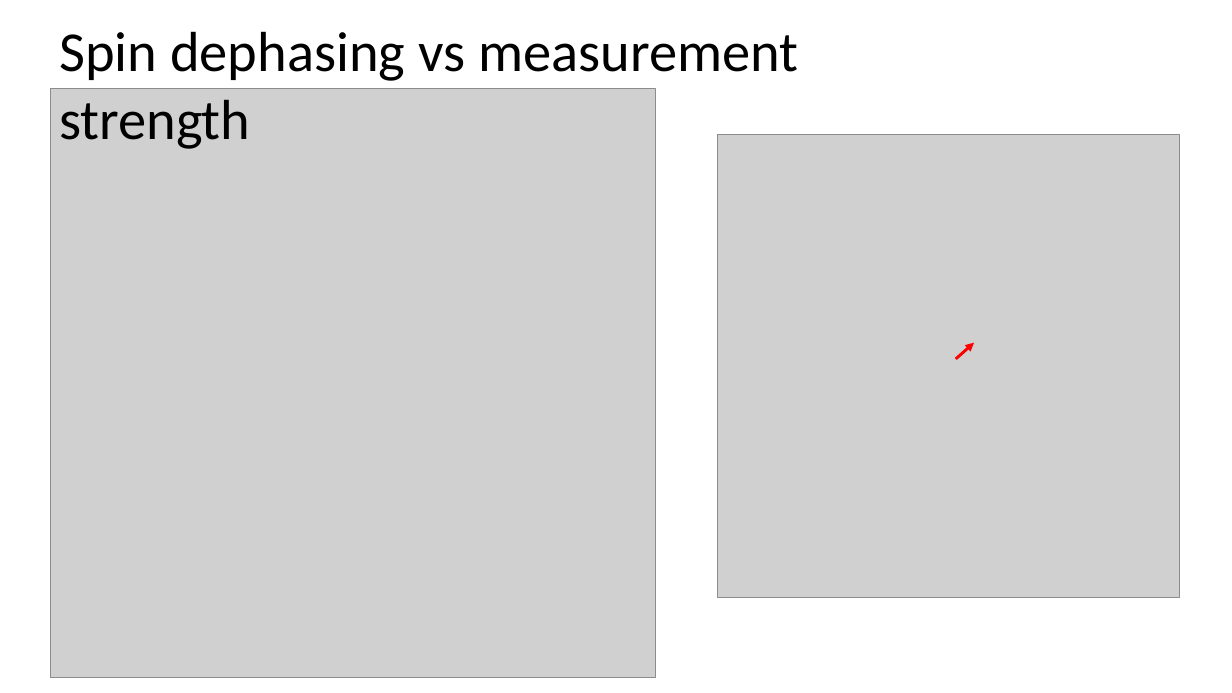
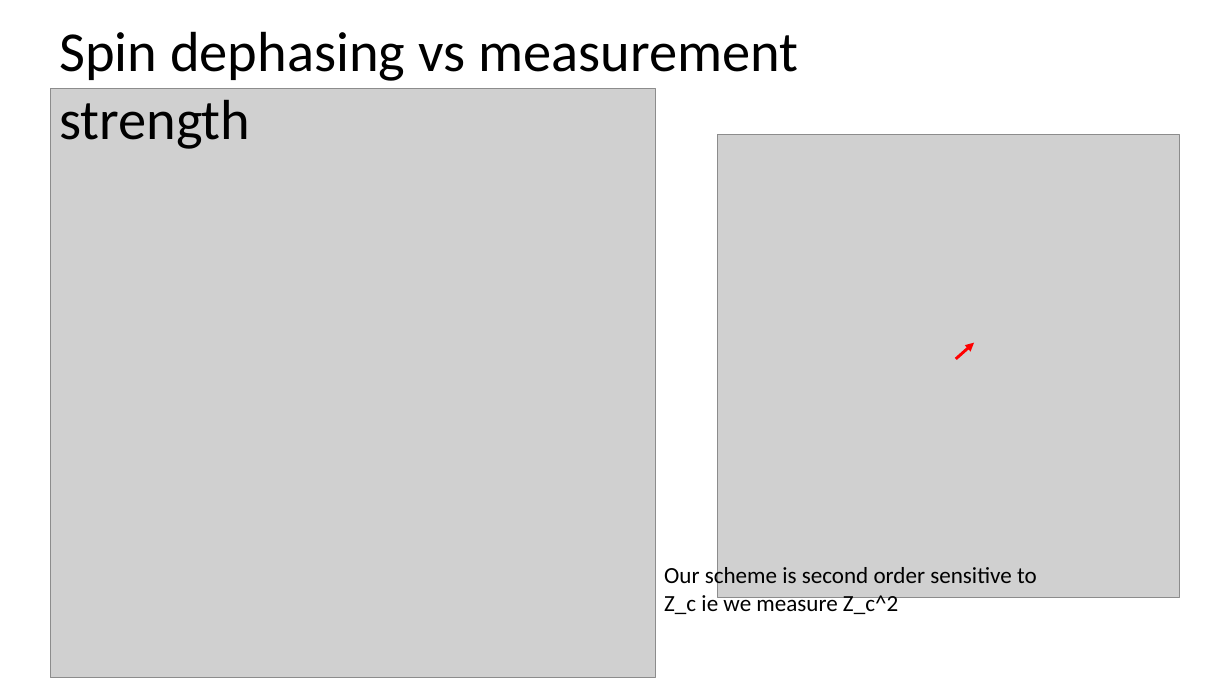
Before and after one commit to kgilmo/amplitude_sensing_paper, a slide deck: slide 6 of amplitude_sensing_penning.pptx (slide 5 before the commit). Drawn at 1232x693 pixels with LibreOffice and Linux fonts; fonts in the diff are those of the drawing; grey boxes stand for pictures. Boxes give left, top, right and bottom in pixels: in the first picture for what was removed or moved away, otherwise in the second. Text is boxed around its words. In the diff, an @@ line names an element or a change of style, - is before the commit and + after.

```diff
--- a/amplitude_sensing_penning.pptx
+++ b/amplitude_sensing_penning.pptx
@@ text added at bbox=[664, 564, 1037, 614], 18 pt, text #000000 @@
+Our scheme is second order sensitive to Z_c ie we measure Z_c^2
```
Also in this commit, not shown: 5 other slides changed, 3 slides added, 8 other files.
